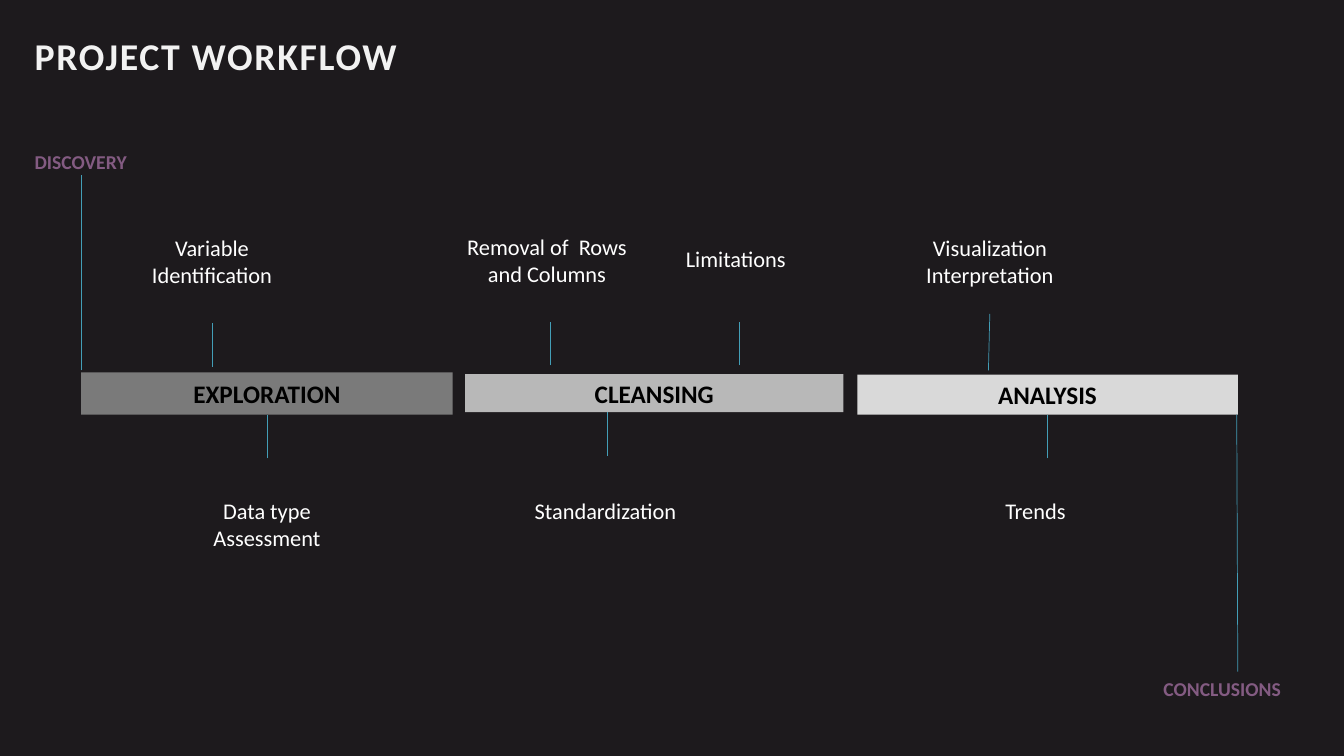
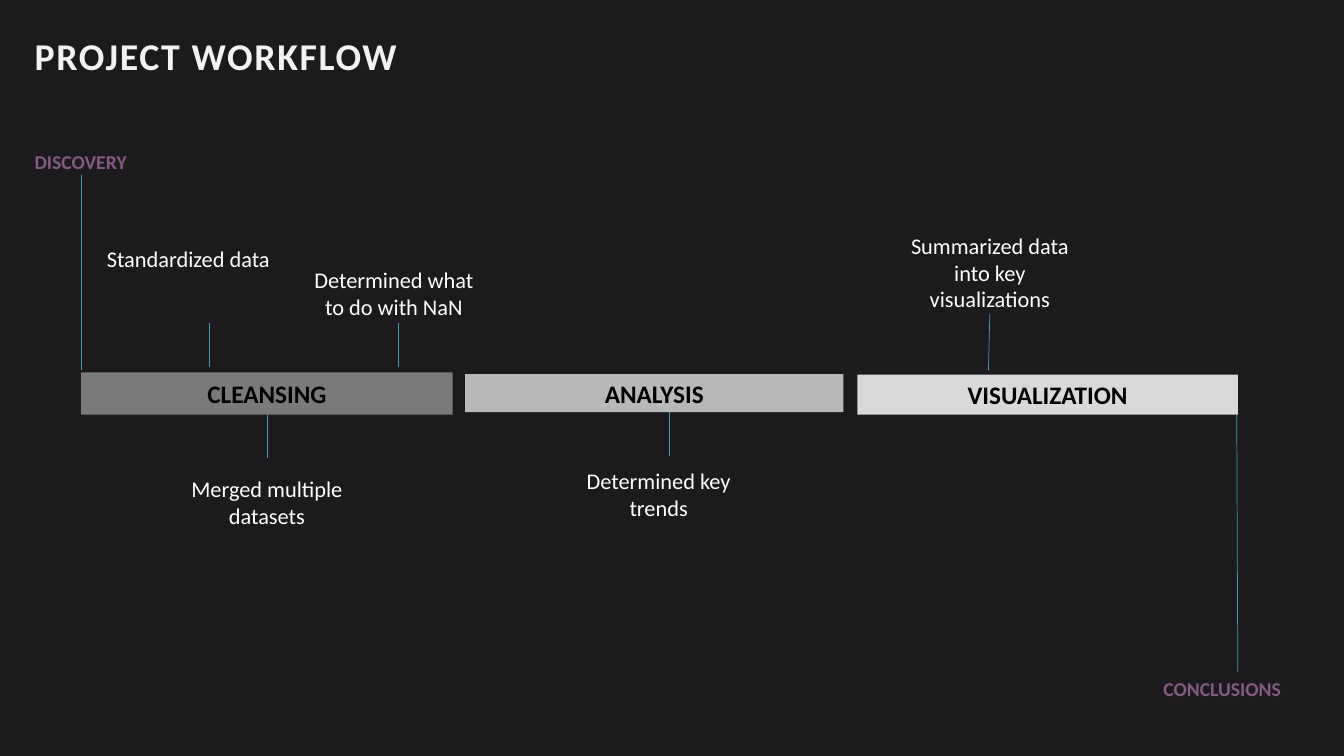
Before and after one commit to shahrisha1/project2_usmassshootings, a slide deck: slide 3 of presentation/us_mass_shootings.pptx (slide 5 before the commit). Drawn at 1344x756 pixels with LibreOffice and Linux fonts; fonts in the diff are those of the drawing. Boxes give left, top, right and bottom in pixels: in the first picture for what was removed or moved away, otherwise in the second. Text is boxed around its words. In the diff, an @@ line names an element or a change of style, - is before the commit and + after.

```diff
--- a/presentation/us_mass_shootings.pptx
+++ b/presentation/us_mass_shootings.pptx
@@ text removed at [467, 239, 627, 282] @@
-Removal of Rows and Columns
@@ text added at [911, 238, 1068, 307], 16 pt, text #FFFFFF @@
+Summarized data into key visualizations
@@ text added at [107, 251, 270, 267], 16 pt, text #FFFFFF @@
+Standardized data
@@ text removed at [152, 240, 272, 283] @@
-Variable Identification
@@ text removed at [686, 251, 786, 267] @@
-Limitations
@@ text removed at [926, 240, 1053, 287] @@
-Visualization Interpretation
@@ text added at [314, 272, 474, 315], 16 pt, text #FFFFFF @@
+Determined what to do with NaN
@@ line moved from (551, 366) - (551, 322) to (210, 367) - (210, 323) @@
@@ line removed from (212, 367) to (212, 324) @@
@@ line moved from (739, 366) - (739, 322) to (398, 367) - (398, 323) @@
@@ text in rectangle at [207, 386, 326, 403]: text changed @@
-EXPLORATION
+CLEANSING
@@ text in rectangle at [605, 386, 704, 403]: text changed @@
-CLEANSING
+ANALYSIS
@@ text in rectangle at [968, 387, 1128, 404]: text changed @@
-ANALYSIS
+VISUALIZATION
@@ line moved from (607, 456) - (607, 412) to (669, 456) - (669, 412) @@
@@ line removed from (1048, 459) to (1048, 414) @@
@@ text added at [587, 473, 731, 516], 16 pt, text #FFFFFF @@
+Determined key trends
@@ text added at [191, 481, 342, 524], 16 pt, text #FFFFFF @@
+Merged multiple datasets
@@ text removed at [213, 504, 320, 546] @@
-Data type Assessment
@@ text removed at [535, 503, 676, 519] @@
-Standardization
@@ text removed at [1005, 503, 1065, 519] @@
-Trends
```
Also in this commit, not shown: 2 other slides changed, 1 slide added, 15 slides removed, 30 other files.
